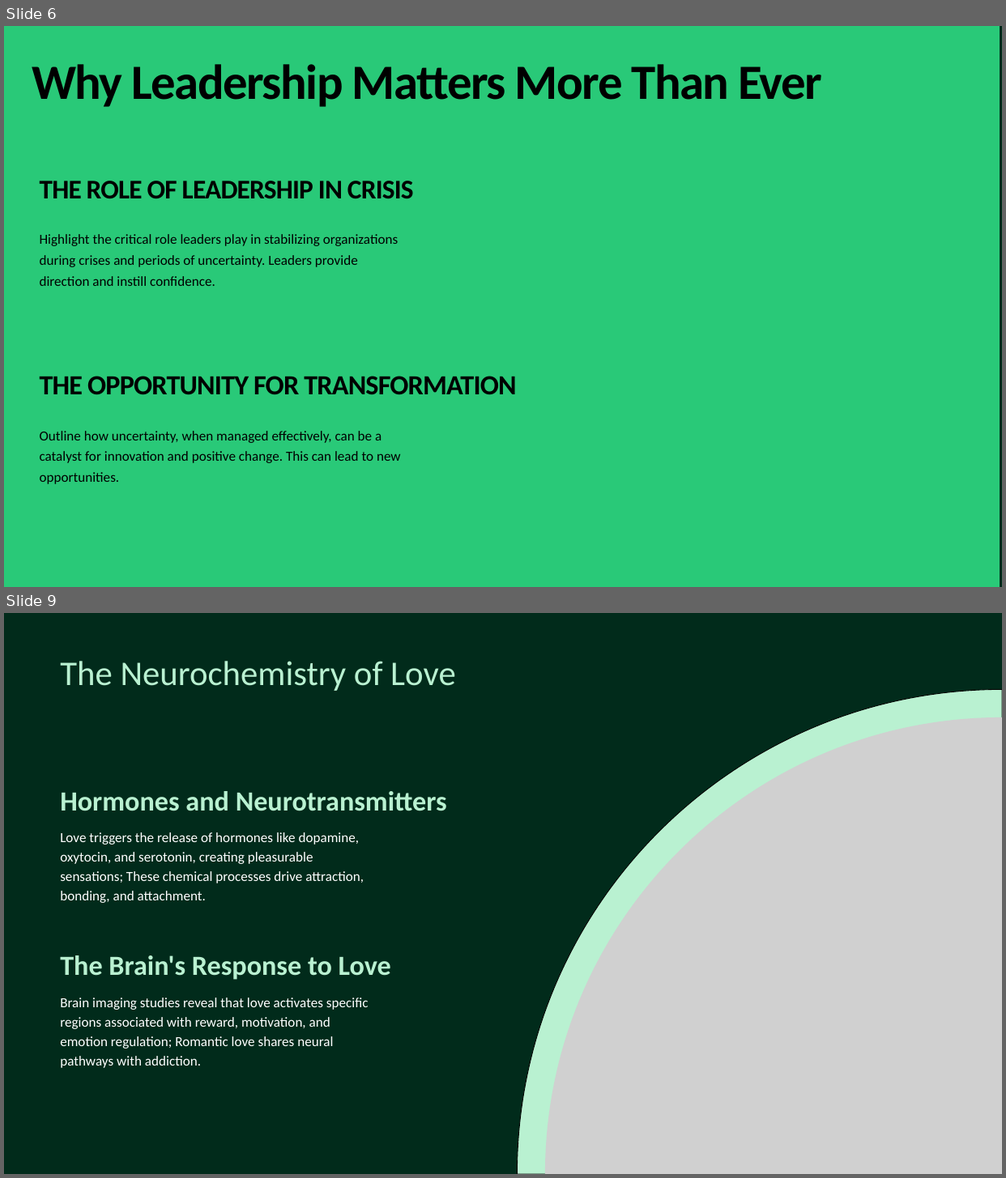
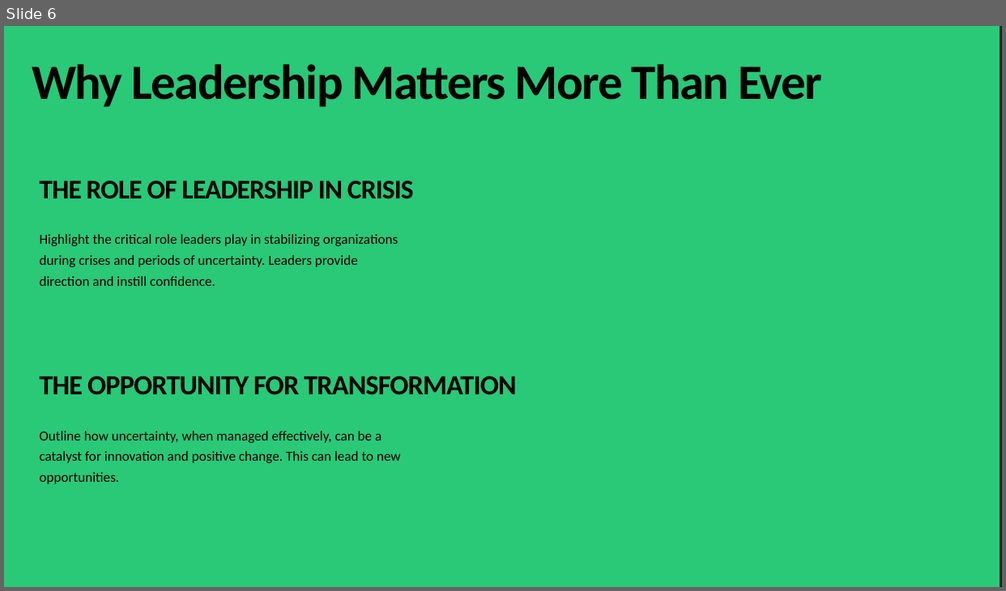
Before and after one commit to Manpreet1710/ppt-maker, a slide deck: output_ppt.pptx. Shown one above the other, each under a label of ours: slides 6 and 9 before the commit, slide 6 after it; the slides between them are not shown. The pictures are 1006x1178 and 1006x591 pixels, drawn with LibreOffice and Linux fonts; fonts in the diff are those of the drawing; grey boxes stand for pictures. Boxes give left, top, right and bottom in pixels: in the first picture for what was removed or moved away, otherwise in the second. Text is boxed around its words. In the diff, an @@ line names an element or a change of style, - is before the commit and + after.

```diff
--- a/output_ppt.pptx
+++ b/output_ppt.pptx
@@ slide 9 removed at (4, 613, 1002, 1174), background #012B1B @@
@@ text removed at (60, 661, 456, 691) @@
-The Neurochemistry of Love
@@ freeform shape removed at (517, 689, 1002, 1174) @@
@@ picture removed at (545, 717, 1002, 1174) @@
@@ text removed at (60, 791, 447, 811) @@
-Hormones and Neurotransmitters
@@ text removed at (60, 833, 364, 903) @@
-Love triggers the release of hormones like dopamine, oxytocin, and serotonin, creating pleasurable sensations; These chemical processes drive attraction, bonding, and attachment.
@@ text removed at (60, 956, 391, 980) @@
-The Brain's Response to Love
@@ text removed at (60, 998, 368, 1068) @@
-Brain imaging studies reveal that love activates specific regions associated with reward, motivation, and emotion regulation; Romantic love shares neural pathways with addiction.
```
Also in this commit, not shown: 7 slides changed, 13 slides added, 12 other slides removed, 7 other files.
